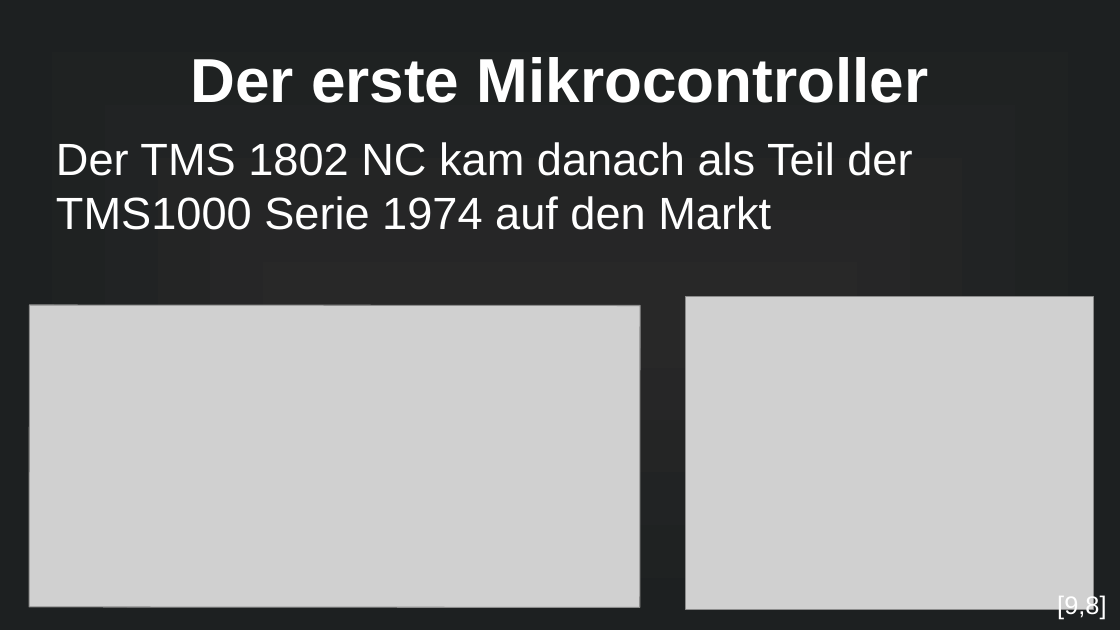
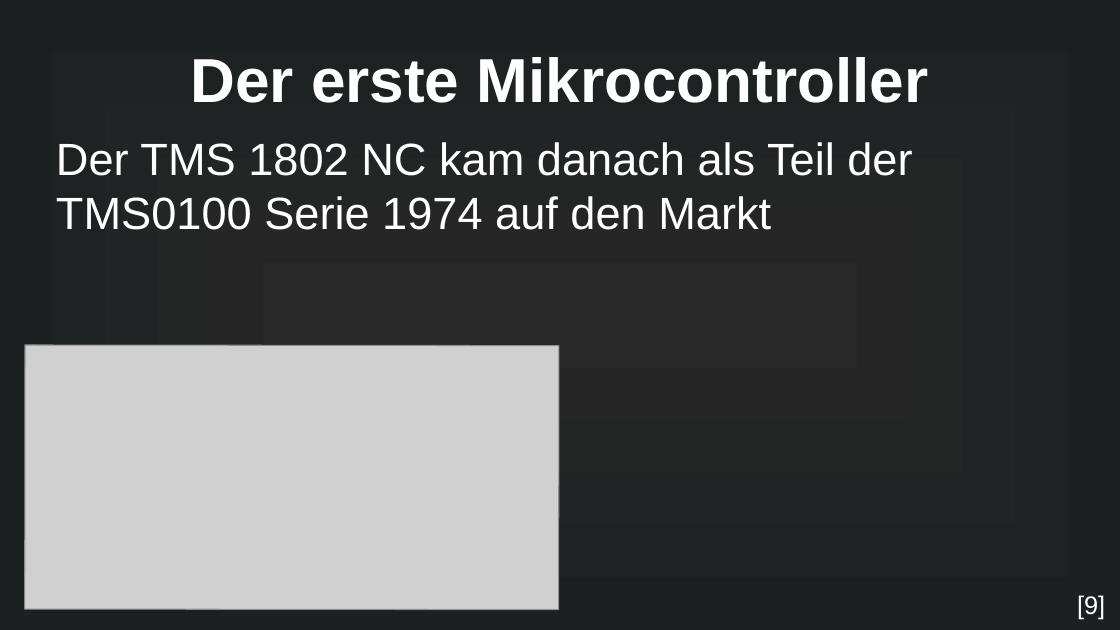
Before and after one commit to MuffinKran24/IMP_GFS, a slide deck: slide 6 of Mikrocontroller_GFS.pptx (slide 3 before the commit). Drawn at 1120x630 pixels with LibreOffice and Linux fonts; fonts in the diff are those of the drawing; grey boxes stand for pictures. Boxes give left, top, right and bottom in pixels: in the first picture for what was removed or moved away, otherwise in the second. Text is boxed around its words. In the diff, an @@ line names an element or a change of style, - is before the commit and + after.

```diff
--- a/Mikrocontroller_GFS.pptx
+++ b/Mikrocontroller_GFS.pptx
@@ text at bbox=[56, 142, 912, 230]: text changed @@
-Der TMS 1802 NC kam danach als Teil der TMS1000 Serie 1974 auf den Markt
+Der TMS 1802 NC kam danach als Teil der TMS0100 Serie 1974 auf den Markt
@@ picture removed at bbox=[686, 297, 1094, 610] @@
@@ picture: place and size @@
-picture at bbox=[29, 305, 640, 607]
+picture at bbox=[25, 345, 559, 610]
@@ text at bbox=[1077, 595, 1105, 620]: text changed @@
-[9,8]
+[9]
```
Also in this commit, not shown: 2 other slides changed, 8 slides added, 3 slides removed, 4 other files.
